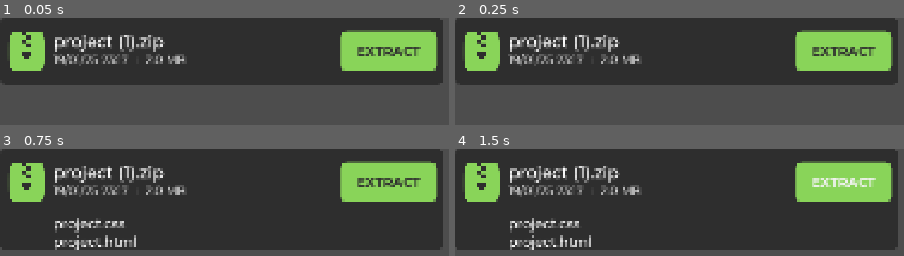
Above: before the commit, frames 1-4 (two rows, left to right).
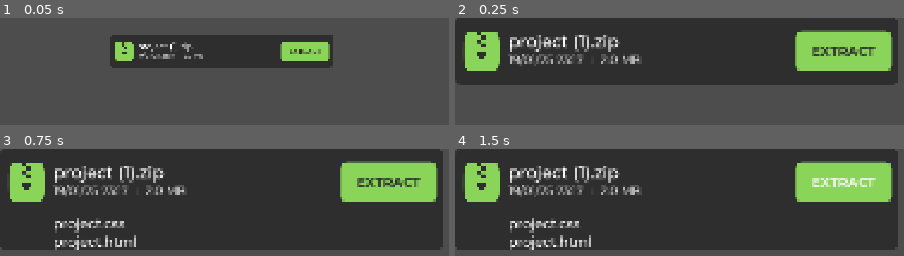
Above: after the commit, the same moments.

Repository: noor-shalaby/xtracta
Game: Godot game, scene res://src/file_button.tscn
Two runs of this game, one before a commit and one after it. Both use one fixed random seed, a clock stepped at 60 frames per second and the inputs below. This scene is started directly instead of the project's main scene.
Inputs (mouse positions are in pixels of both pictures, inside the frame that each line leads up to):
- Up to frame 1 (0.05 s): no input
- Up to frame 2 (0.25 s): no input
- Up to frame 3 (0.75 s): click (220, 182) at 0.5 s
- Up to frame 4 (1.5 s): click "EXTRACT" at 1.25 s

The runs differ from the first frame. In frame 1, 49% of the frame differs, in the area x 0-99%, y 0-63%; in frame 2, nothing differs; in frame 3, nothing differs; in frame 4, nothing differs.

Commit message:
improve some comments

Diff:
--- a/src/app.gd
+++ b/src/app.gd
@@ -59,7 +59,7 @@
 		file.close()
 	var time: int = FileAccess.get_modified_time(path)
 
-	# Create the Button
+	# Create the file button and add it to the file list container
 	var file_button: FileButton = FILE_BUTTON_SCENE.instantiate()
 	file_list_container.add_child(file_button)
 
--- a/src/file_button.gd
+++ b/src/file_button.gd
@@ -25,6 +25,11 @@
 
 func _ready() -> void:
 	content_files.size.y = 0
+
+	# Center origin pivot
+	set_deferred("pivot_offset", size / 2)
+
+	pop()
 
 
 func reset_tween() -> void:
@@ -193,6 +198,12 @@
 	extract_button.set_deferred("text", "EXTRACTED")
 
 
+func pop(dur: float = 0.1) -> void:
+	scale = Vector2.ZERO
+	var _tween: Tween = create_tween()
+	_tween.tween_property(self, "scale", Vector2.ONE, dur)
+
+
 func _on_pressed() -> void:
 	match is_expanded:
 		false:
